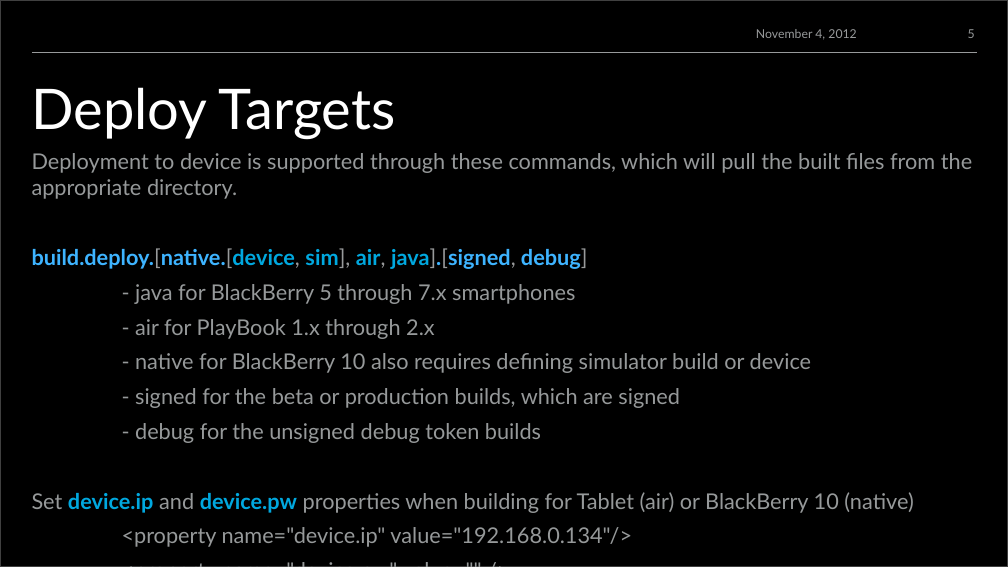
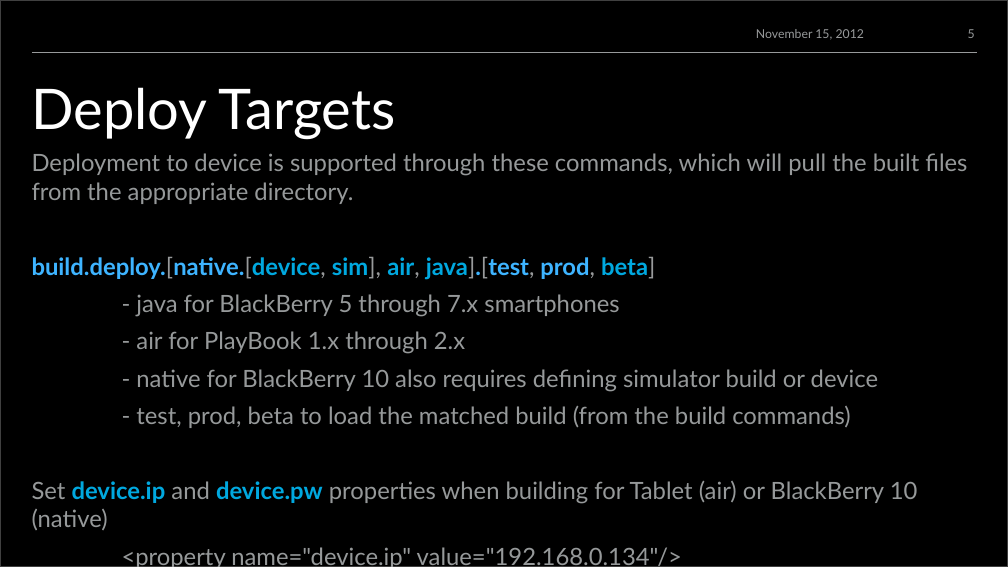
Before and after one commit to blackberry/BB10-WebWorks-Community-Samples, a slide deck: slide 5 of Ant-Build-Script/WebWorksBuildScript.pptx. Drawn at 1008x567 pixels with LibreOffice and Linux fonts; fonts in the diff are those of the drawing; background and template pictures are left out. Boxes give left, top, right and bottom in pixels: in the first picture for what was removed or moved away, otherwise in the second. Text is boxed around its words. In the diff, an @@ line names an element or a change of style, - is before the commit and + after.

Commit message:
Updated instructions for deploy commands

```diff
--- a/Ant-Build-Script/WebWorksBuildScript.pptx
+++ b/Ant-Build-Script/WebWorksBuildScript.pptx
@@ text at box(756, 29, 864, 40): text changed @@
-November 4, 2012
+November 15, 2012
@@ text at box(32, 153, 967, 567): size 24.8 to 27.2 pt in "Deployment to device is supported through these ...", "- java for BlackBerry 5 through 7.x ...", "- air for PlayBook 1.x through 2.x", "- native for BlackBerry 10 also requires ..." and 3 more places @@
@@ text at box(32, 257, 655, 280): text changed; size 24.8 to 27.2 pt @@
-build.deploy.[native.[device, sim], air, java].[signed, debug]
+build.deploy.[native.[device, sim], air, java].[test, prod, beta]
@@ text at box(136, 406, 850, 428): text changed; size 24.8 to 27.2 pt @@
-- signed for the beta or production builds, which are signed
-- debug for the unsigned debug token builds
+- test, prod, beta to load the matched build (from the build commands)
```
Also in this commit, not shown: 5 other slides changed.
